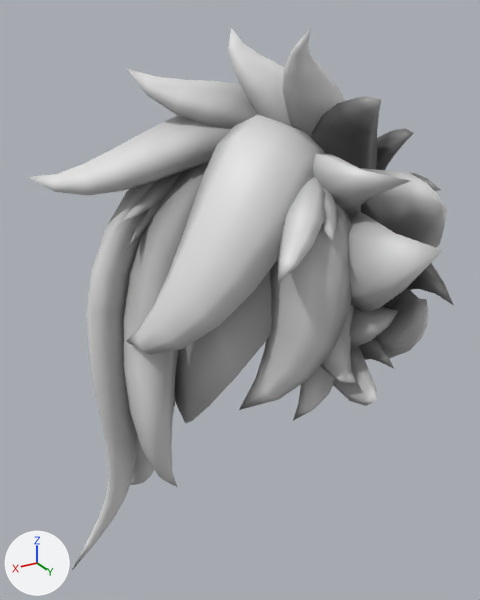
One commit to the glTF model Mesh/Parts/Hair/SideHair/SideHair.glb: the scene before it, then after it.
Before and after are seen from a 50 mm camera at (0.341, 0.443, 0.324) aimed at (0.067, -0.013, 0.096). Arrows for +X, +Y and +Z are at lower left; the lights stay in place. The picture after the commit comes second. Vertices at exactly the same position are counted once.

In view in the first picture: 'SideHair'.
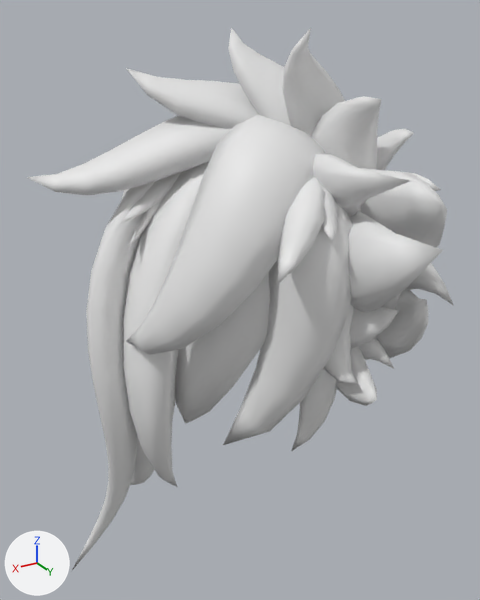
Pixel boxes [x1, y1, x2, y2] of what changed, in the pictures (480 x 600 px; the box of a moved part takes in the faces that stretch with it):
```json
{"part": 1, "of": "me_nurbspath_012", "change": "moved or reshaped", "before": [175, 247, 352, 421], "after": [175, 247, 352, 451]}
{"part": 2, "of": "me_nurbspath_012", "change": "recoloured", "before": [81, 29, 453, 480], "after": [81, 29, 453, 480], "on screen": "grey to white"}
```

Edits to the scene script, one JSON object a line:
```json
{"block": "me_nurbspath_012", "where": "me_nurbspath_012.from_pydata(...)  # 2535 vertices, 4680 faces; spans x -0.059..0.224, y -0.172..0.165, z -0.198..0.316"}
{"block": "me_nurbspath_012", "where": "# used by ob_sidehair; location = (0.0, 0.0, 0.0)"}
{"block": "me_nurbspath_012", "change": "me_nurbspath_012 part 1: 110 of 2535 vertices moved; they spanned x 0.03..0.127, y -0.003..0.103, z 0.012..0.153 and now span x 0.032..0.128, y -0.001..0.103, z -0.016..0.152; mean shift (0.003, 0.001, -0.013); largest move (0.104, 0.046, 0.028) -> (0.116, 0.041, -0.004)"}
{"block": "me_nurbspath_012", "change": "me_nurbspath_012 part 2: 4631 kept faces spanning x -0.059..0.21, y -0.172..0.165, z -0.172..0.316 get new vertex colours; the middle colour goes from grey #898989 to white #ffffff"}
```
